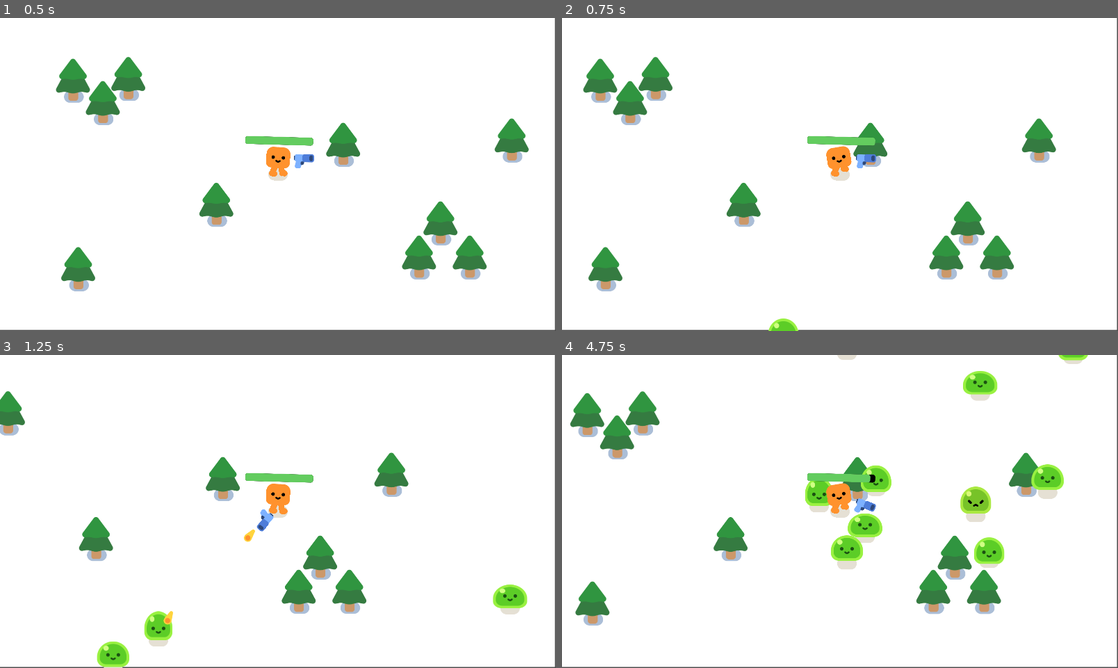
Above: before the commit, frames 1-4 (two rows, left to right).
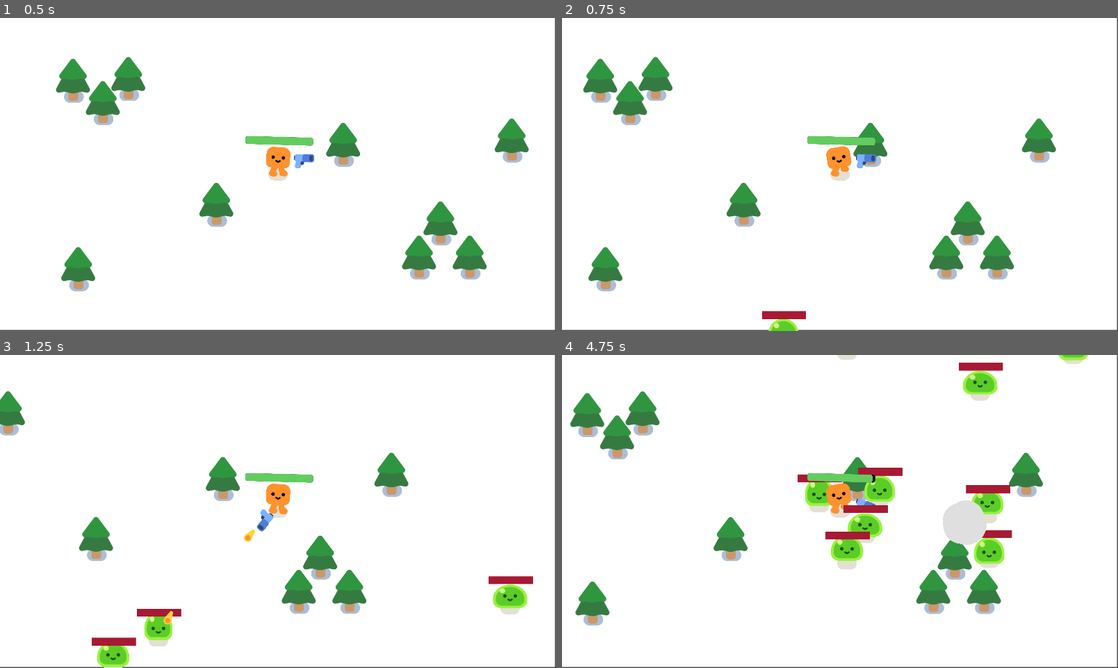
Above: after the commit, the same moments.

Repository: CWong1111/Cartoon-cute
Game: Godot game, scene res://survivors_game.tscn
Two runs of this game, one before a commit and one after it. Both use one fixed random seed, a clock stepped at 60 frames per second and the inputs below.
Inputs:
- Up to frame 1 (0.5 s): no input
- Up to frame 2 (0.75 s): tap Enter at 0.5 s; hold D (move_right) from 0.53 s (still down)
- Up to frame 3 (1.25 s): keep holding D (move_right)
- Up to frame 4 (4.75 s): release D (move_right) at 1.28 s; hold S (move_down) 1.28-2.03 s; hold D (move_right) 2.03-2.78 s; hold W (move_up) 2.78-3.53 s; hold A (move_left) from 3.53 s (still down)

Frame 1 is identical in both runs. In frame 2, 0.2% of the frame differs, in the area x 35-44%, y 93-97%; in frame 3, 0.6%; in frame 4, 3.3%, in the area x 42-91%, y 2-61%.

Commit message:
enemy health bar feature

Diff:
--- a/mob.gd
+++ b/mob.gd
@@ -15,6 +15,7 @@
 func take_damage():
 	health -= 1
 	%Slime.play_hurt()
+	%ProgressBar.value -= 1
 
 	if health == 0:
 		queue_free()
--- a/mob.tscn
+++ b/mob.tscn
@@ -6,9 +6,16 @@
 [sub_resource type="CircleShape2D" id="CircleShape2D_c40vx"]
 radius = 55.0
 
+[sub_resource type="StyleBoxFlat" id="StyleBoxFlat_qjgfs"]
+bg_color = Color(0, 0, 0, 1)
+
+[sub_resource type="StyleBoxFlat" id="StyleBoxFlat_8gn5a"]
+bg_color = Color(0.658824, 0.0980392, 0.2, 1)
+
 [node name="Mob" type="CharacterBody2D"]
 collision_layer = 2
 collision_mask = 3
+platform_floor_layers = 4294967040
 script = ExtResource("1_nyrl4")
 
 [node name="Slime" parent="." instance=ExtResource("1_faxwx")]
@@ -17,3 +24,15 @@
 [node name="CollisionShape2D" type="CollisionShape2D" parent="."]
 position = Vector2(1, -26)
 shape = SubResource("CircleShape2D_c40vx")
+
+[node name="ProgressBar" type="ProgressBar" parent="."]
+unique_name_in_owner = true
+offset_left = -74.0
+offset_top = -110.0
+offset_right = 79.0
+offset_bottom = -83.0
+theme_override_styles/background = SubResource("StyleBoxFlat_qjgfs")
+theme_override_styles/fill = SubResource("StyleBoxFlat_8gn5a")
+max_value = 3.0
+value = 3.0
+show_percentage = false
--- a/player.tscn
+++ b/player.tscn
@@ -26,6 +26,7 @@
 
 [node name="Player" type="CharacterBody2D"]
 position = Vector2(-1, 1)
+platform_floor_layers = 4294967040
 script = ExtResource("1_fbf5h")
 
 [node name="HappyBoo" parent="." instance=ExtResource("1_ws0ur")]
Not shown: 1 places in mob.tscn that only renumber resources
